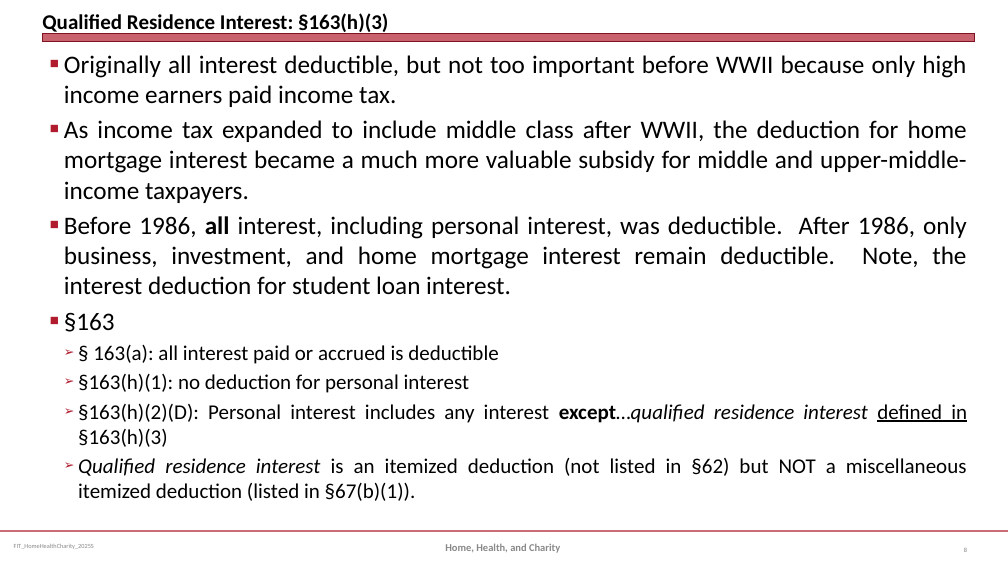
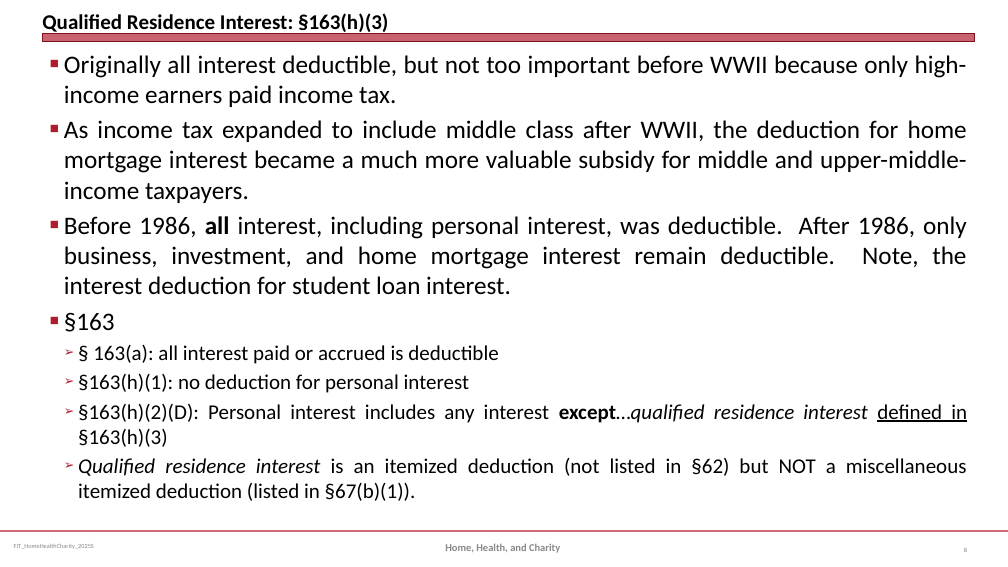
Before and after one commit to jmc877/Fed-Income-Tax, a slide deck: slide 8 of slides/FIT_HomeHealthCharity_2025S.pptx. Drawn at 1008x567 pixels with LibreOffice and Linux fonts; fonts in the diff are those of the drawing. Boxes give left, top, right and bottom in pixels: in the first picture for what was removed or moved away, otherwise in the second. Text is boxed around its words. In the diff, an @@ line names an element or a change of style, - is before the commit and + after.

```diff
--- a/slides/FIT_HomeHealthCharity_2025S.pptx
+++ b/slides/FIT_HomeHealthCharity_2025S.pptx
@@ text at box(64, 55, 967, 107): text changed @@
-■ Originally all interest deductible, but not too important before WWII because only high income earners paid income tax.
+■ Originally all interest deductible, but not too important before WWII because only high- income earners paid income tax.
```
Also in this commit, not shown: 5 other slides changed, 9 slides added, 2 other files.
